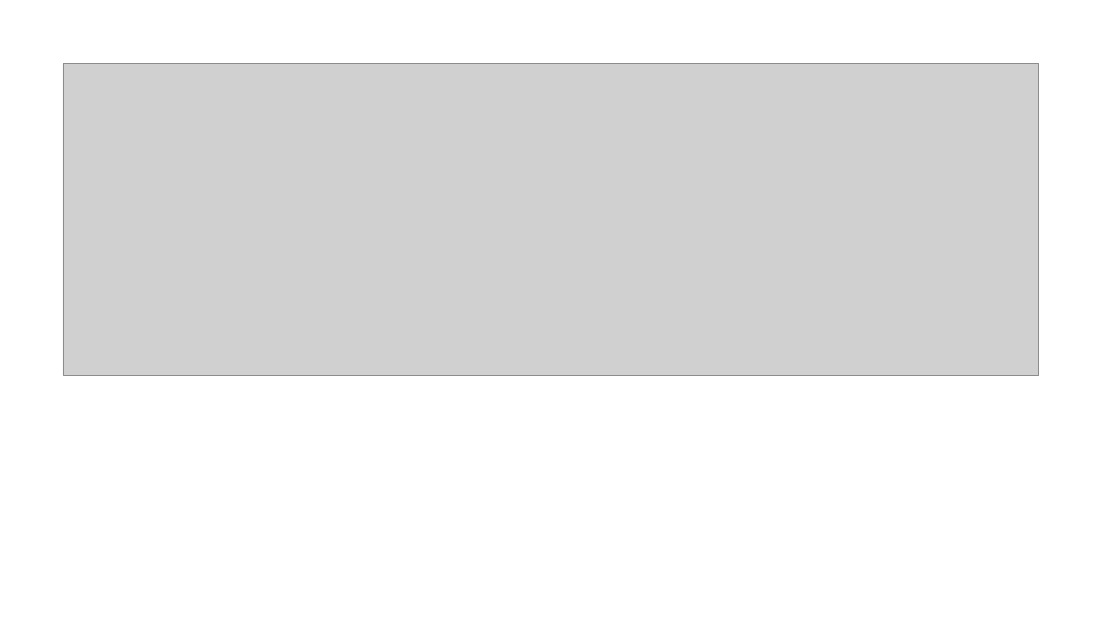
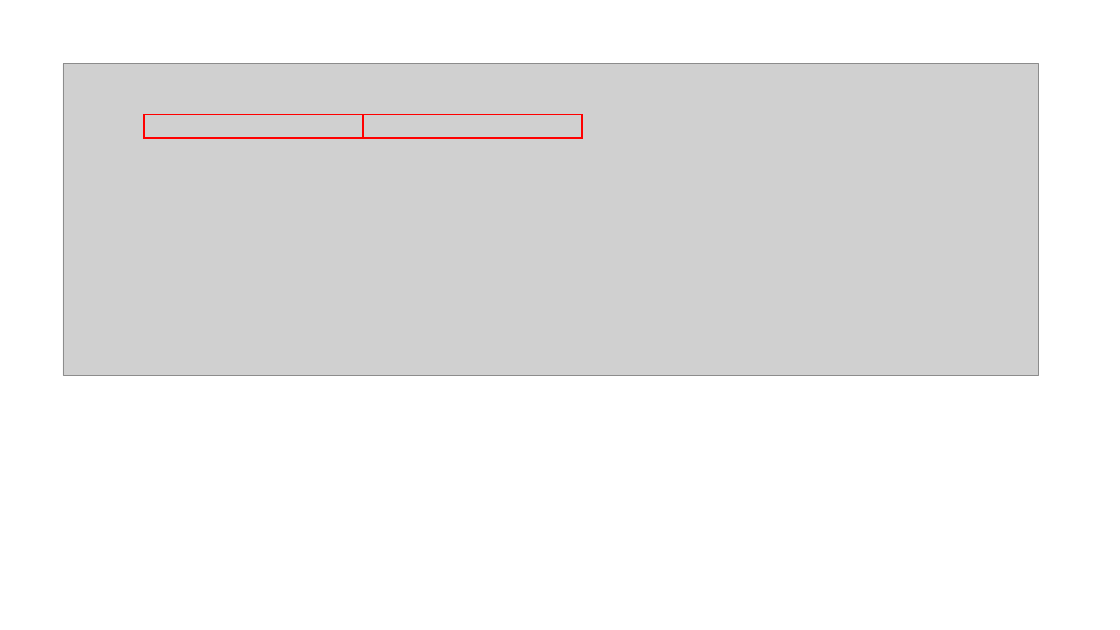
Before and after one commit to ncsysmaster/quasar-ui-tool, a slide deck: slide 14 of examples/화면설계.pptx. Drawn at 1120x630 pixels with LibreOffice and Linux fonts; fonts in the diff are those of the drawing; grey boxes stand for pictures. Boxes give left, top, right and bottom in pixels: in the first picture for what was removed or moved away, otherwise in the second. Text is boxed around its words. In the diff, an @@ line names an element or a change of style, - is before the commit and + after.

```diff
--- a/examples/화면설계.pptx
+++ b/examples/화면설계.pptx
@@ rectangle added at (x1=145, y1=114, x2=364, y2=138), outline #FF0000 1.5 pt @@
@@ rectangle added at (x1=363, y1=114, x2=582, y2=138), outline #FF0000 1.5 pt @@
```
Also in this commit, not shown: 1 slide added, 6 other files.
